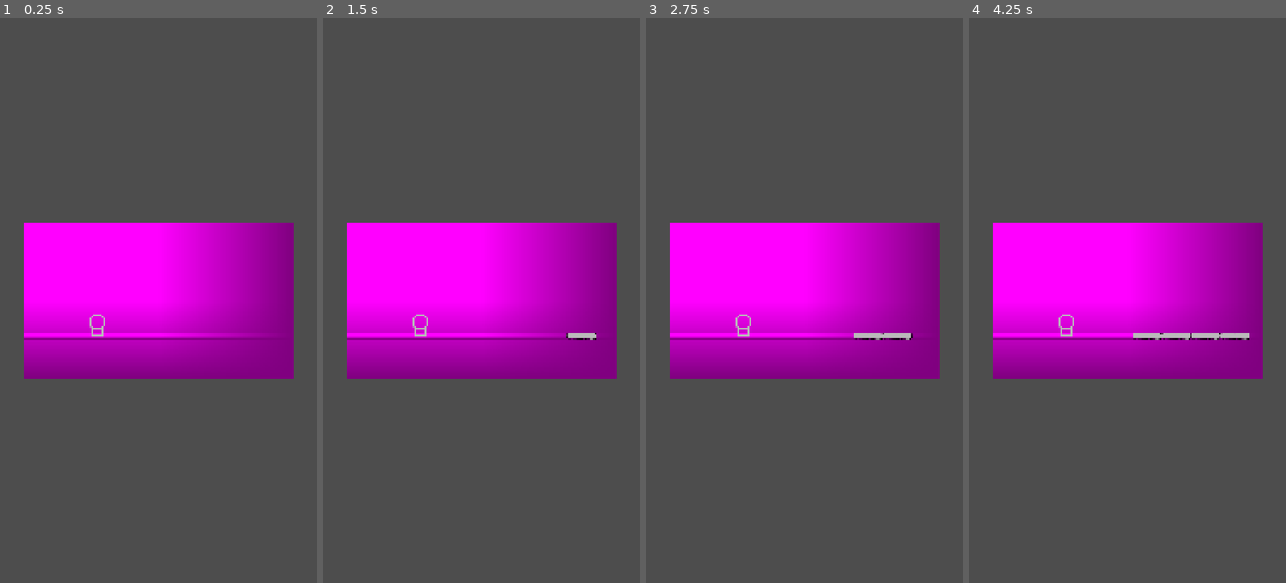
Above: before the commit, frames 1-4 (left to right).
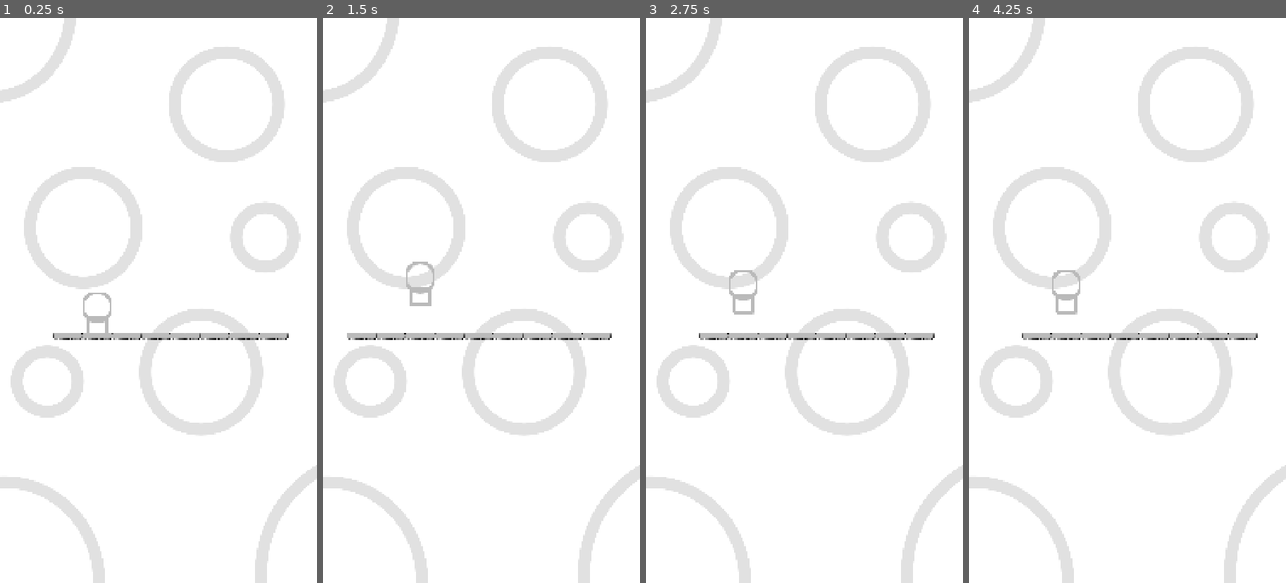
Above: after the commit, the same moments.

Repository: ocastrm/Projet_solo_1
Game: Godot game, scene res://Scene/monde.tscn
Two runs of this game, one before a commit and one after it. Both use one fixed random seed, a clock stepped at 60 frames per second and the inputs below.
Inputs:
- Up to frame 1 (0.25 s): no input
- Up to frame 2 (1.5 s): tap Enter at 0.5 s; tap Space (Saut, bound only after the commit) at 0.6, 0.77, 1.07, 1.35 s
- Up to frame 3 (2.75 s): tap Space (Saut, bound only after the commit) at 1.52, 1.82, 2.1 s
- Up to frame 4 (4.25 s): tap Space (Saut, bound only after the commit) at 2.85, 3.02, 3.32, 3.6, 3.77, 4.07 s

The runs differ from the first frame. In frame 1, 100% of the frame differs, in the area x 0-100%, y 0-100%; in frame 2, 100%; in frame 3, 100%; in frame 4, 100%.

Commit message:
Controle du joueur + Rythme des plateforme

Diff:
--- a/Scene/Niveau/Element_de_niveau/Script/plateforme.gd
+++ b/Scene/Niveau/Element_de_niveau/Script/plateforme.gd
@@ -1,10 +1,11 @@
 extends CharacterBody2D
 var taille = 100
-@export var vitesse = 1
+@export var vitesse = 5
 
 
 func _physics_process(delta: float) -> void:
-	avancer(delta)
+	if get_parent().find_child("Timer_attente_plateforme").is_stopped() :
+		avancer(delta)
 
 func avancer(delta: float):
 	position.x -= taille * delta * vitesse
--- a/Scene/Niveau/Script/niveau.gd
+++ b/Scene/Niveau/Script/niveau.gd
@@ -10,14 +10,27 @@
 func init_niveau():
 	$Joueur.position = $Position_joueur.position
 	$Timer_apparition_plateforme.start()
+	$Timer_attente_plateforme.start()
+	for i in range(8):
+		generer_plateforme(Vector2($Position_plateforme.global_position.x - i * 100,$Position_plateforme.global_position.y))
 
-func generer_plateforme():
+func generer_plateforme(Position):
 	var plateforme :CharacterBody2D = plateforme_scene.instantiate()
 	add_child(plateforme)
-	plateforme.global_position = $Position_plateforme.global_position
+	plateforme.global_position = Position
+
+func verifier_action():
+	for i in $Joueur.prochaines_actions :
+		print(i)
+		if i == "sauter" :
+			$Joueur.temps = 0
+			$Joueur.saut = true
+			$Joueur.prochaines_actions = []
 
 func _on_timer_apparition_plateforme_timeout() -> void:
-	generer_plateforme()
+	generer_plateforme($Position_plateforme.global_position)
+	verifier_action()
+	$Timer_attente_plateforme.start()
 
 func _on_area_2d_body_entered(body: Node2D) -> void:
 	body.queue_free()
--- a/Scene/Niveau/niveau_1.tscn
+++ b/Scene/Niveau/niveau_1.tscn
@@ -14,14 +14,18 @@
 
 [node name="Timer_apparition_plateforme" type="Timer" parent="."]
 
+[node name="Timer_attente_plateforme" type="Timer" parent="."]
+wait_time = 0.8
+one_shot = true
+
 [node name="Position_joueur" type="Marker2D" parent="."]
-position = Vector2(330, 1045)
+position = Vector2(330, 1005)
 
 [node name="Position_plateforme" type="Marker2D" parent="."]
 position = Vector2(930, 1080)
 
 [node name="Area2D" type="Area2D" parent="."]
-position = Vector2(92, 1080)
+position = Vector2(70, 1080)
 collision_mask = 2
 metadata/_edit_group_ = true
 
@@ -29,17 +33,20 @@
 shape = SubResource("RectangleShape2D_m1cyu")
 
 [node name="Repère_visuel_niveau" type="Sprite2D" parent="."]
+visible = false
 position = Vector2(540, 960)
 scale = Vector2(917, 526)
 texture = SubResource("PlaceholderTexture2D_gjrnc")
 
 [node name="Repère_visuel_plateforme" type="Sprite2D" parent="."]
+visible = false
 position = Vector2(540, 1080)
 scale = Vector2(917, 20)
 texture = SubResource("PlaceholderTexture2D_gjrnc")
 
 [node name="Joueur" parent="." instance=ExtResource("1_gjrnc")]
 texture_filter = 1
+scale = Vector2(2, 2)
 
 [connection signal="timeout" from="Timer_apparition_plateforme" to="." method="_on_timer_apparition_plateforme_timeout"]
 [connection signal="body_entered" from="Area2D" to="." method="_on_area_2d_body_entered"]
--- /dev/null
+++ b/Scene/Script/joueur.gd
@@ -0,0 +1,19 @@
+extends CharacterBody2D
+var prochaines_actions = []
+var temps = 0
+var position_au_sol = Vector2(330, 1005)
+var saut = false
+
+func _physics_process(delta: float) -> void:
+	if saut == true :
+		if temps < 1 :
+			temps += delta
+		sauter_frame(temps)
+
+func _input(_event: InputEvent) -> void:
+	if Input.is_action_just_pressed("Saut"):
+		if not "sauter" in prochaines_actions :
+			prochaines_actions.append("sauter")
+
+func sauter_frame(temps_saut):
+	global_position = position_au_sol.bezier_interpolate(Vector2(position_au_sol.x , position_au_sol.y - 133.33),Vector2(position_au_sol.x , position_au_sol.y - 133.33),position_au_sol,temps_saut)
--- a/Scene/joueur.tscn
+++ b/Scene/joueur.tscn
@@ -1,6 +1,7 @@
-[gd_scene load_steps=4 format=3 uid="uid://dcf6mhl2mubir"]
+[gd_scene load_steps=5 format=3 uid="uid://dcf6mhl2mubir"]
 
 [ext_resource type="Texture2D" uid="uid://b72c86kdgrf13" path="res://Asset/Eléments/Joueur_idle1.png" id="1_gvkvn"]
+[ext_resource type="Script" uid="uid://0rwaos3o8ype" path="res://Scene/Script/joueur.gd" id="1_vl7wj"]
 
 [sub_resource type="SpriteFrames" id="SpriteFrames_vl7wj"]
 animations = [{
@@ -20,6 +21,7 @@
 [node name="Joueur" type="CharacterBody2D"]
 z_index = 1
 collision_mask = 2
+script = ExtResource("1_vl7wj")
 
 [node name="AnimatedSprite2D" type="AnimatedSprite2D" parent="."]
 sprite_frames = SubResource("SpriteFrames_vl7wj")
--- a/Scene/monde.tscn
+++ b/Scene/monde.tscn
@@ -1,10 +1,15 @@
-[gd_scene load_steps=3 format=3 uid="uid://v0edqos2dlln"]
+[gd_scene load_steps=4 format=3 uid="uid://v0edqos2dlln"]
 
+[ext_resource type="Texture2D" uid="uid://blth40doslwrk" path="res://Asset/Eléments/Fondecran_v.01.png" id="1_gv6ta"]
 [ext_resource type="PackedScene" uid="uid://u7ettx1nfbjl" path="res://Scene/Niveau/niveau_1.tscn" id="1_r8qe0"]
 [ext_resource type="PackedScene" uid="uid://bjp4x6vl5boep" path="res://Scene/iu.tscn" id="2_gv6ta"]
 
 [node name="Monde" type="Node2D"]
 
+[node name="Fond" type="Sprite2D" parent="."]
+position = Vector2(540, 960)
+texture = ExtResource("1_gv6ta")
+
 [node name="Niveau 1" parent="." instance=ExtResource("1_r8qe0")]
 
 [node name="IU" parent="." instance=ExtResource("2_gv6ta")]
--- a/project.godot
+++ b/project.godot
@@ -21,3 +21,11 @@
 window/size/viewport_height=1920
 window/size/mode=2
 window/stretch/mode="canvas_items"
+
+[input]
+
+Saut={
+"deadzone": 0.2,
+"events": [Object(InputEventKey,"resource_local_to_scene":false,"resource_name":"","device":-1,"window_id":0,"alt_pressed":false,"shift_pressed":false,"ctrl_pressed":false,"meta_pressed":false,"pressed":false,"keycode":0,"physical_keycode":32,"key_label":0,"unicode":32,"location":0,"echo":false,"script":null)
+]
+}
Binary file added: Asset/Eléments/Fondecran_v.01.png
Not shown, added: Asset/Eléments/Fondecran_v.01.png.import
Not shown, added: Scene/Script/joueur.gd.uid
Not shown, added: Asset/Eléments/Fondecran.kra
Not shown, changed: Asset/Eléments/Joueur_idle1.kra
Not shown, removed: Asset/Eléments/Joueur_idle1.kra-autosave.kra
Not shown, added: Asset/Eléments/Joueur_idle1.kra~
